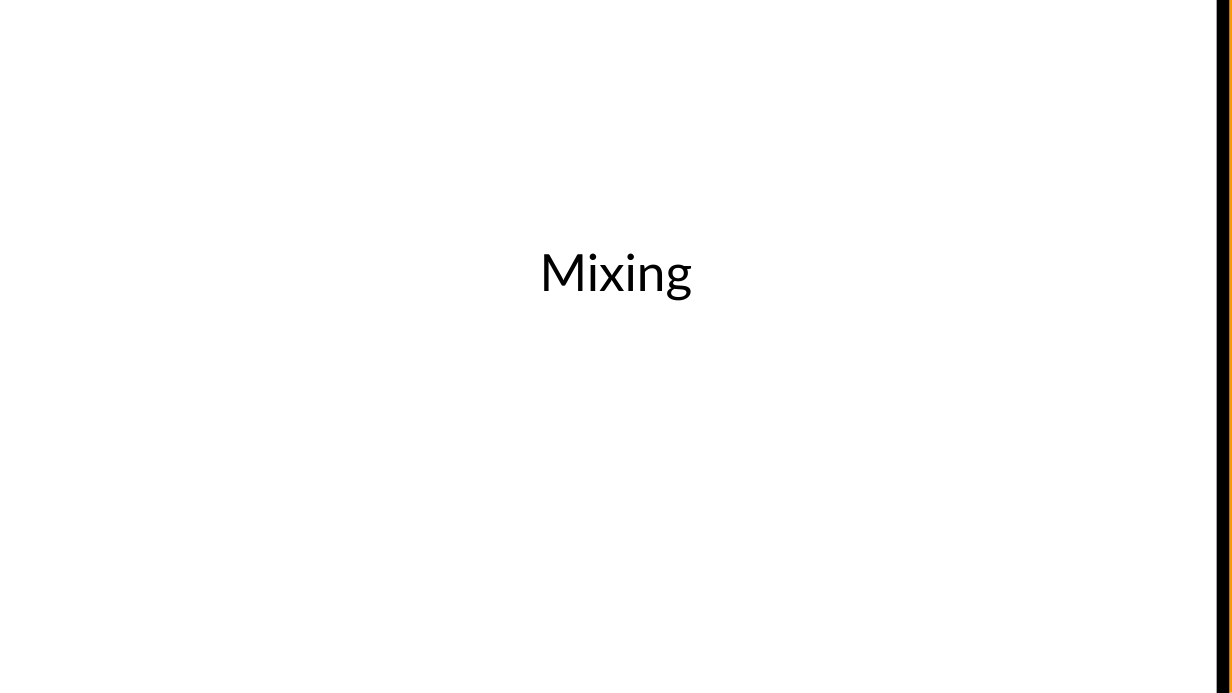
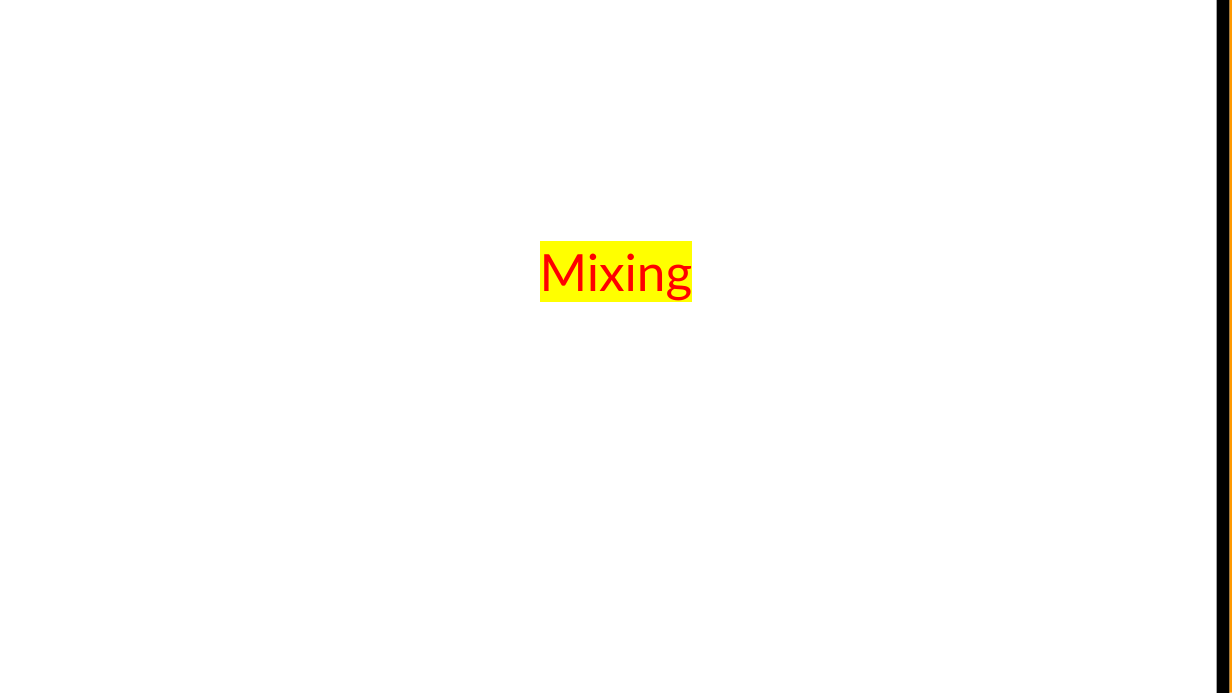
Before and after one commit to Syed007Hassan/Fast-Material-CS-SE, a slide deck: slide 33 of 6TH SEMESTER/Blockchain and Cryptocurrency/Lectures/Lecture 7+Bitcoin+and+anonymity.pptx. Drawn at 1232x693 pixels with LibreOffice and Linux fonts; fonts in the diff are those of the drawing. Boxes give left, top, right and bottom in pixels: in the first picture for what was removed or moved away, otherwise in the second. Text is boxed around its words. In the diff, an @@ line names an element or a change of style, - is before the commit and + after.

```diff
--- a/6TH SEMESTER/Blockchain and Cryptocurrency/Lectures/Lecture 7+Bitcoin+and+anonymity.pptx
+++ b/6TH SEMESTER/Blockchain and Cryptocurrency/Lectures/Lecture 7+Bitcoin+and+anonymity.pptx
@@ subtitle "Mixing" at (540,247,693,301): text colour #000000 to #FF0000, highlight none to #FFFF00 @@
```
Also in this commit, not shown: 25 other files.
